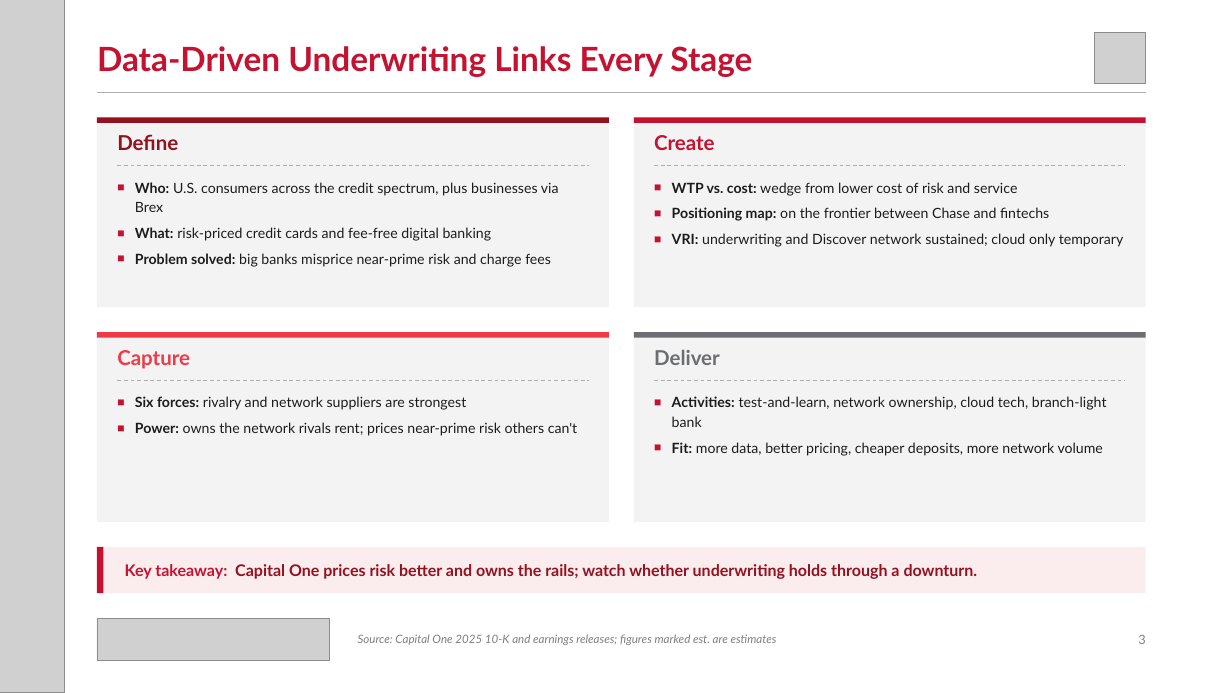
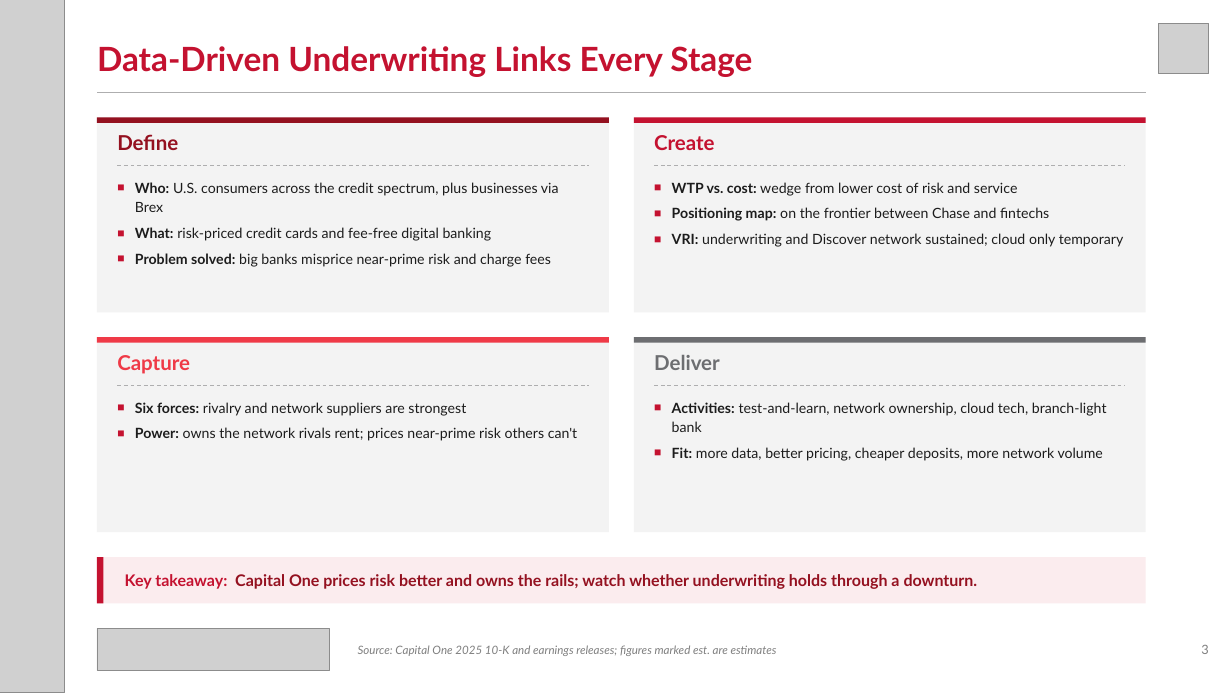
Before and after one commit to zuhayr77/AI-Business-Strategy-Agent, a slide deck: slide 3 of dccd-strategy-agent/examples/Capital_One_DCCD.pptx. Drawn at 1232x693 pixels with LibreOffice and Linux fonts; fonts in the diff are those of the drawing; grey boxes stand for pictures. Boxes give left, top, right and bottom in pixels: in the first picture for what was removed or moved away, otherwise in the second. Text is boxed around its words. In the diff, an @@ line names an element or a change of style, - is before the commit and + after.

```diff
--- a/dccd-strategy-agent/examples/Capital_One_DCCD.pptx
+++ b/dccd-strategy-agent/examples/Capital_One_DCCD.pptx
@@ picture: place and size @@
-picture at bbox=[1095, 32, 1146, 83]
+picture at bbox=[1158, 23, 1209, 74]
@@ rectangle: place and size @@
-rectangle at bbox=[97, 333, 609, 523]
+rectangle at bbox=[97, 337, 609, 532]
@@ rectangle: place and size @@
-rectangle at bbox=[634, 333, 1146, 523]
+rectangle at bbox=[634, 337, 1146, 532]
@@ 2 texts, 2 rectangles, 2 lines: place and size @@
-2 texts, 2 rectangles, 2 lines at bbox=[97, 333, 1146, 381]
+2 texts, 2 rectangles, 2 lines at bbox=[97, 337, 1146, 385]
@@ text "Six forces: rivalry and network ...": place and size @@
-text "Six forces: rivalry and network ..." at bbox=[135, 396, 577, 436]
+text "Six forces: rivalry and network ..." at bbox=[135, 402, 577, 441]
@@ text "Activities: test-and-learn, network ownership, cloud ...": place and size @@
-text "Activities: test-and-learn, network ownership, cloud ..." at bbox=[672, 396, 1107, 456]
+text "Activities: test-and-learn, network ownership, cloud ..." at bbox=[672, 402, 1107, 461]
@@ 2 rectangles, 1 picture, 1 text: place and size @@
-2 rectangles, 1 picture, 1 text at bbox=[97, 547, 1146, 661]
+2 rectangles, 1 picture, 1 text at bbox=[97, 557, 1146, 671]
@@ text "Source: Capital One 2025 10-K ...": place and size @@
-text "Source: Capital One 2025 10-K ..." at bbox=[358, 634, 777, 645]
+text "Source: Capital One 2025 10-K ..." at bbox=[358, 645, 777, 656]
@@ text "3": place and size @@
-text "3" at bbox=[1138, 635, 1145, 644]
+text "3" at bbox=[1201, 645, 1208, 654]
```
Also in this commit, not shown: 8 other slides changed, 12 other files.
